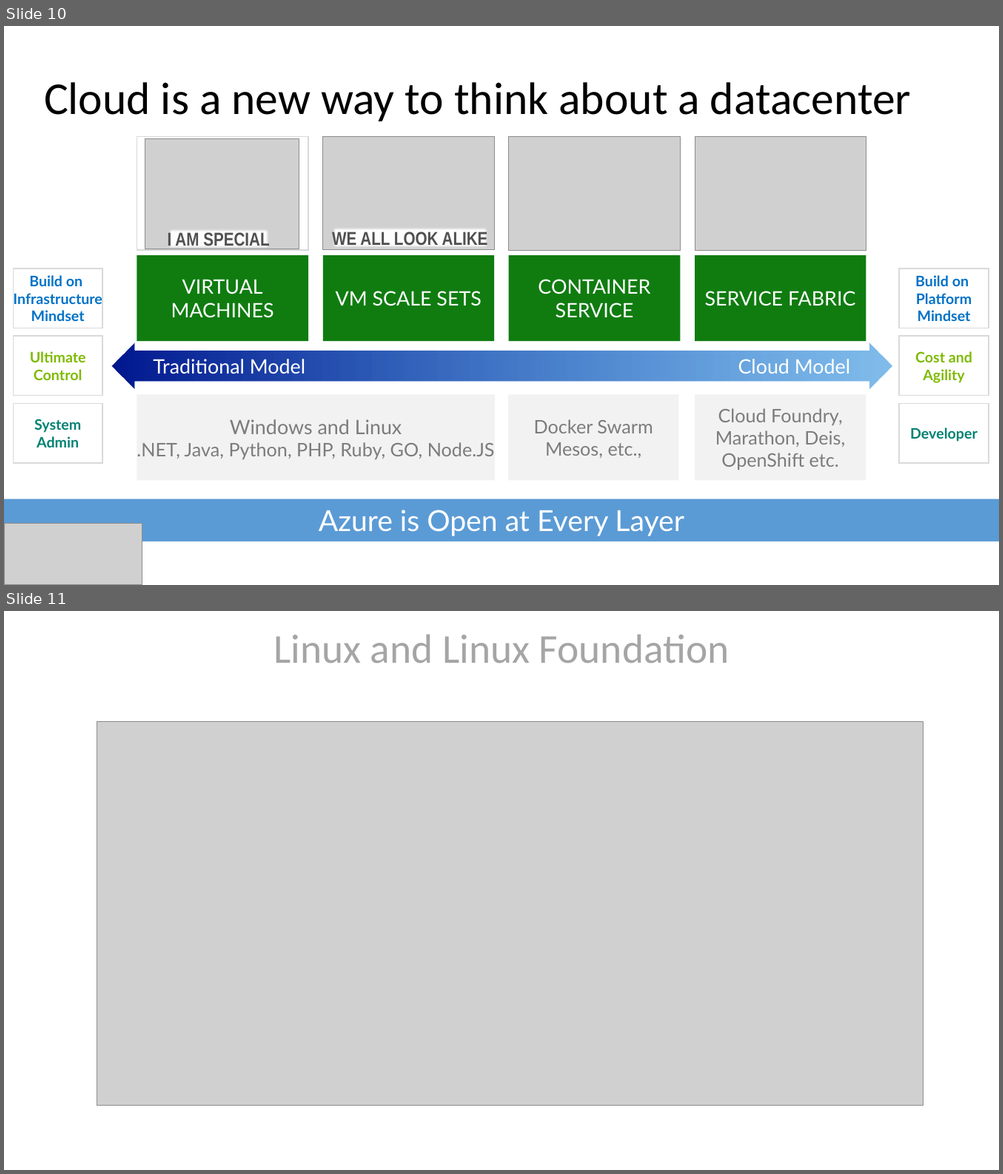
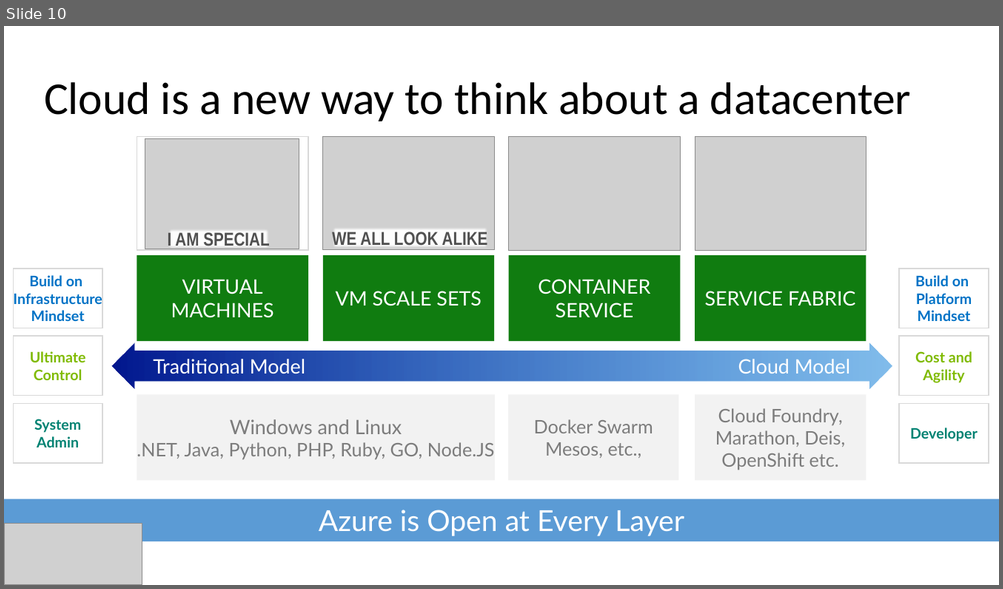
Before and after one commit to guruskill/70-534, a slide deck: Events/2017-06-13-NYC/Presentations/70-534-DevOps-and-NextSteps.pptx. Shown one above the other, each under a label of ours: slides 10 and 11 before the commit, slide 10 after it. The pictures are 1003x1174 and 1003x589 pixels, drawn with LibreOffice and Linux fonts; fonts in the diff are those of the drawing; grey boxes stand for pictures. Boxes give left, top, right and bottom in pixels: in the first picture for what was removed or moved away, otherwise in the second. Text is boxed around its words. In the diff, an @@ line names an element or a change of style, - is before the commit and + after.

```diff
--- a/Events/2017-06-13-NYC/Presentations/70-534-DevOps-and-NextSteps.pptx
+++ b/Events/2017-06-13-NYC/Presentations/70-534-DevOps-and-NextSteps.pptx
@@ slide 11 removed at (x1=4, y1=611, x2=999, y2=1170), background #FFFFFF @@
@@ title removed at (x1=273, y1=634, x2=729, y2=663) @@
-Linux and Linux Foundation
@@ picture removed at (x1=96, y1=722, x2=923, y2=1105) @@
```
Also in this commit, not shown: 2 slides changed, 2 slides added, 4 other files.
